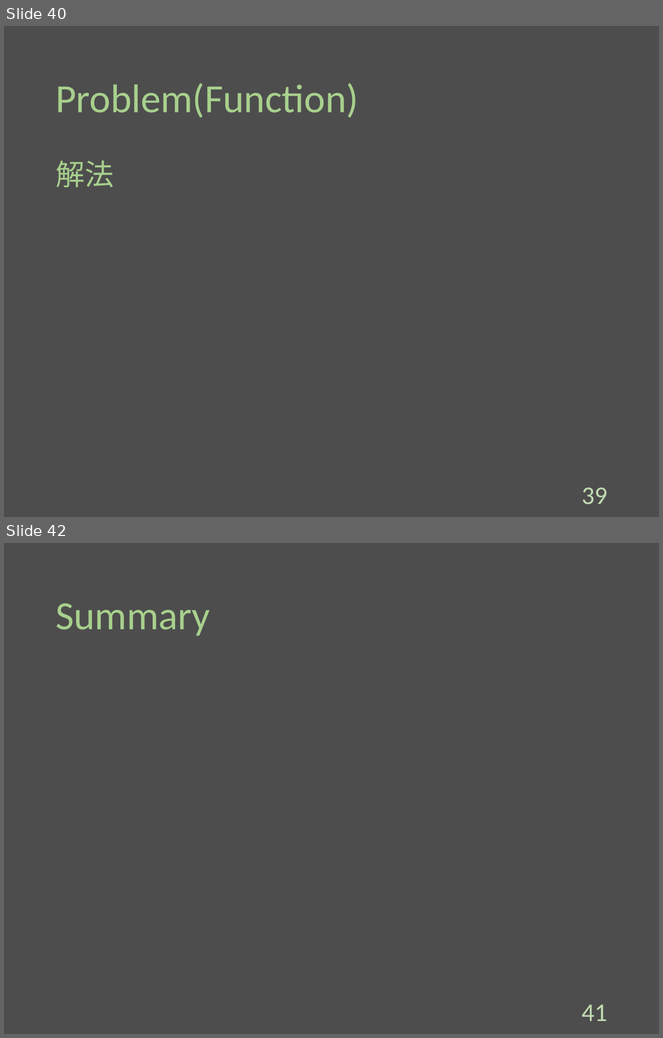
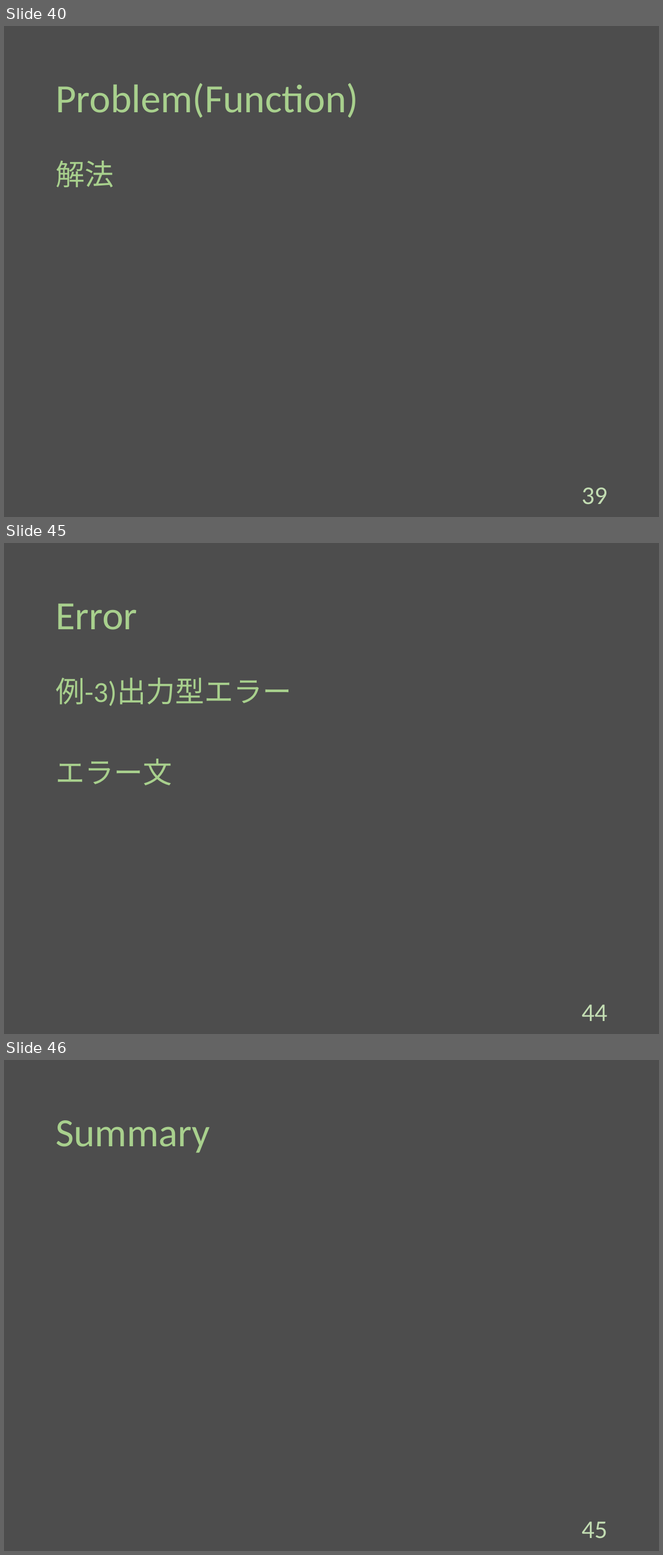
Before and after one commit to Melbeck777/program_seminar, a slide deck: ProgramSlide.pptx. Shown one above the other, each under a label of ours: slides 40 and 42 before the commit, slides 40, 45 and 46 after it; the slides between them are not shown. The pictures are 663x1038 and 663x1555 pixels, drawn with LibreOffice and Linux fonts; fonts in the diff are those of the drawing. Boxes give left, top, right and bottom in pixels: in the first picture for what was removed or moved away, otherwise in the second. Text is boxed around its words. In the diff, an @@ line names an element or a change of style, - is before the commit and + after.

Commit message:
[add]:Wrote the 'Error'.

```diff
--- a/ProgramSlide.pptx
+++ b/ProgramSlide.pptx
@@ slide 45 added at <box>4,543,659,1034</box>, background #4D4D4D @@
@@ title added at <box>55,603,137,630</box>, 44 pt, text #A8D08D @@
+Error
@@ text added at <box>55,678,292,786</box>, 32 pt, text #A8D08D @@
+例-3)出力型エラー
+エラー文
@@ page number added at <box>582,1005,608,1021</box>, 28 pt, text #C3DDB3 @@
+44
@@ what was slide 42 is now slide 46 @@
@@ page number at <box>582,1522,608,1539</box>: text changed @@
-41
+45
```
Also in this commit, not shown: 4 other slides added, 1 slide removed.
